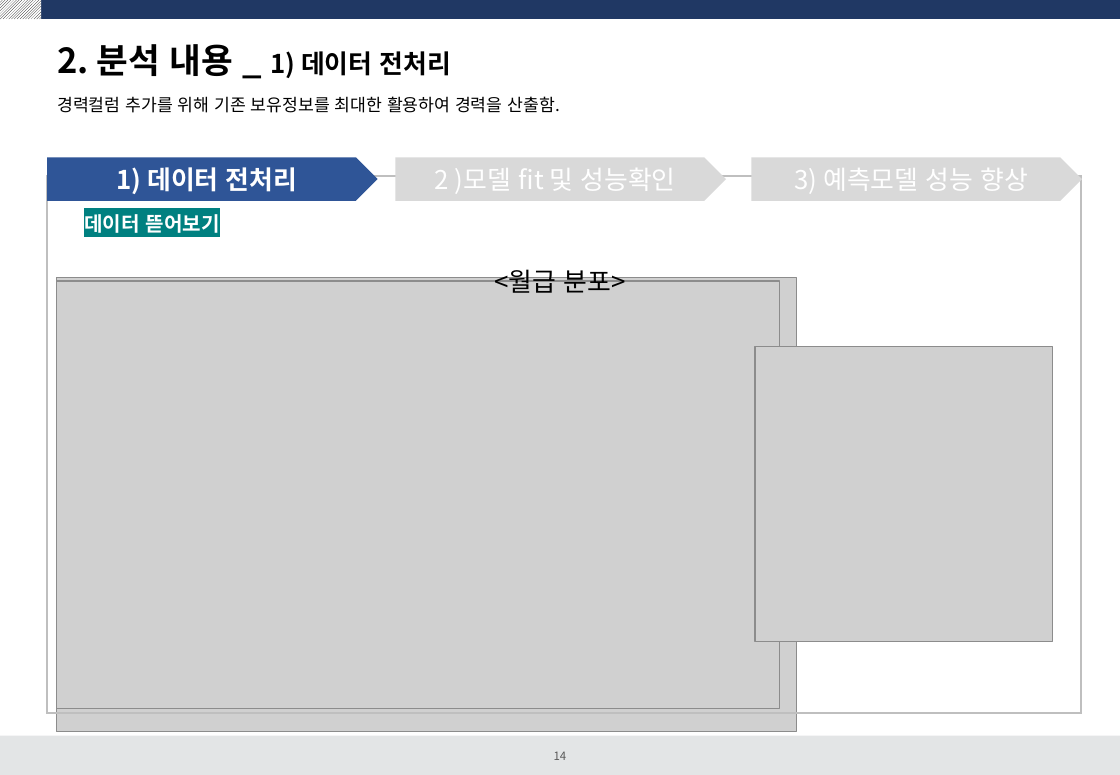
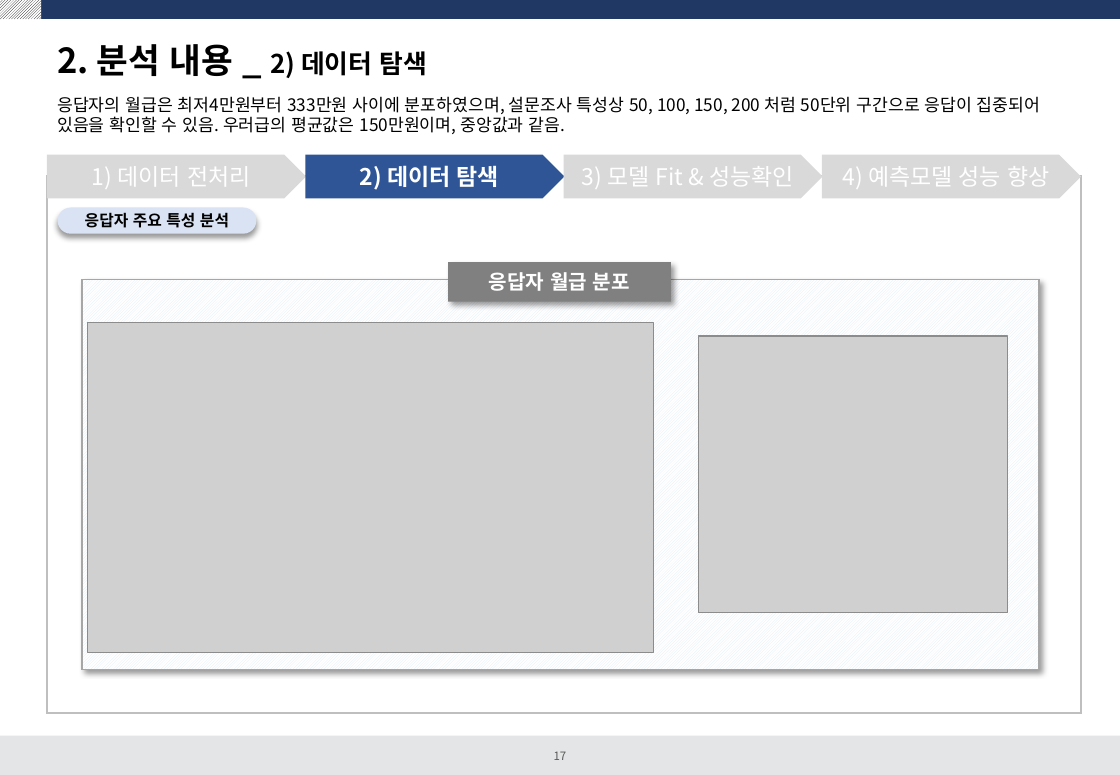
Before and after one commit to dss-14th/Regression_3_project, a slide deck: slide 17 of 여성임금 예측프로젝트.pptx (slide 14 before the commit). Drawn at 1120x775 pixels with LibreOffice and Linux fonts; fonts in the diff are those of the drawing; grey boxes stand for pictures. Boxes give left, top, right and bottom in pixels: in the first picture for what was removed or moved away, otherwise in the second. Text is boxed around its words. In the diff, an @@ line names an element or a change of style, - is before the commit and + after.

```diff
--- a/여성임금 예측프로젝트.pptx
+++ b/여성임금 예측프로젝트.pptx
@@ title at [57, 44, 428, 78]: text changed; size 18 to 24 pt @@
-2. 분석 내용 _ 1) 데이터 전처리
+2. 분석 내용 _ 2) 데이터 탐색
@@ text at [57, 96, 1040, 134]: text changed @@
-경력컬럼 추가를 위해 기존 보유정보를 최대한 활용하여 경력을 산출함.
+응답자의 월급은 최저4만원부터 333만원 사이에 분포하였으며, 설문조사 특성상 50, 100, 150, 200 처럼 50단위 구간으로 응답이 집중되어 있음을 확인할 수 있음. 우러급의 평균값은 150만원이며, 중앙값과 같음.
@@ pentagon arrow "1) 데이터 전처리": place and size @@
-pentagon arrow "1) 데이터 전처리" at [47, 157, 377, 201]
+pentagon arrow "1) 데이터 전처리" at [47, 155, 306, 199]
@@ pentagon arrow "1) 데이터 전처리" at [47, 155, 306, 199]: size 18 to 16 pt, bold off; fill #2F5597 to #D9D9D9 @@
@@ pentagon arrow added at [305, 155, 565, 199], fill #2F5597, 16 pt, text #FFFFFF, bold @@
+2) 데이터 탐색
@@ pentagon arrow "3) 모델 Fit & 성능확인": place and size @@
-pentagon arrow "3) 모델 Fit & 성능확인" at [395, 157, 726, 201]
+pentagon arrow "3) 모델 Fit & 성능확인" at [564, 155, 823, 199]
@@ text in pentagon arrow at [582, 159, 793, 192]: text changed; size 18 to 16 pt @@
-2 )모델 fit 및 성능확인
+3) 모델 Fit & 성능확인
@@ pentagon arrow "4) 예측모델 성능 향상": place and size @@
-pentagon arrow "4) 예측모델 성능 향상" at [752, 157, 1083, 201]
+pentagon arrow "4) 예측모델 성능 향상" at [822, 155, 1082, 199]
@@ text in pentagon arrow at [842, 159, 1049, 192]: text changed; size 18 to 16 pt @@
-3) 예측모델 성능 향상
+4) 예측모델 성능 향상
@@ rounded rectangle added at [58, 208, 256, 234], fill #DAE3F3, 11 pt, text #000000, bold @@
+응답자 주요 특성 분석
@@ text removed at [84, 214, 220, 233] @@
-데이터 뜯어보기
@@ rectangle "응답자 월급 분포": place and size @@
-rectangle "응답자 월급 분포" at [494, 264, 626, 293]
+rectangle "응답자 월급 분포" at [448, 263, 671, 302]
@@ rectangle "응답자 월급 분포" at [448, 263, 671, 302]: vertical alignment top to middle; fill none to #808080; shadow on @@
@@ picture removed at [57, 278, 796, 732] @@
@@ rectangle added at [83, 279, 1040, 669], fill pattern #DEEBF7 on #FFFFFF, outline #A6A6A6 1 pt @@
@@ text in rectangle at [489, 272, 630, 291]: text changed; size 18 to 14 pt; text colour #000000 to #FFFFFF; bold on @@
-<월급 분포>
+응답자 월급 분포
@@ picture: place and size @@
-picture at [57, 281, 780, 708]
+picture at [88, 323, 654, 654]
@@ picture: place and size @@
-picture at [755, 347, 1053, 642]
+picture at [699, 336, 1008, 613]
@@ page number at [554, 751, 567, 760]: text changed @@
-14
+17
```
Also in this commit, not shown: 13 other slides changed, 27 slides added, 8 slides removed, 6 other files.
